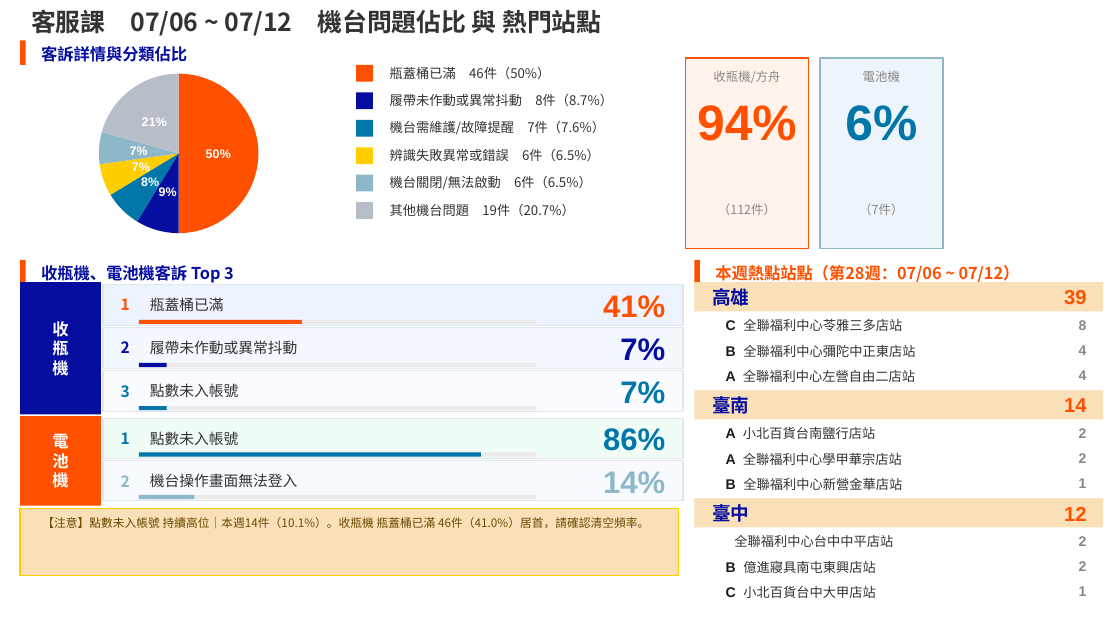
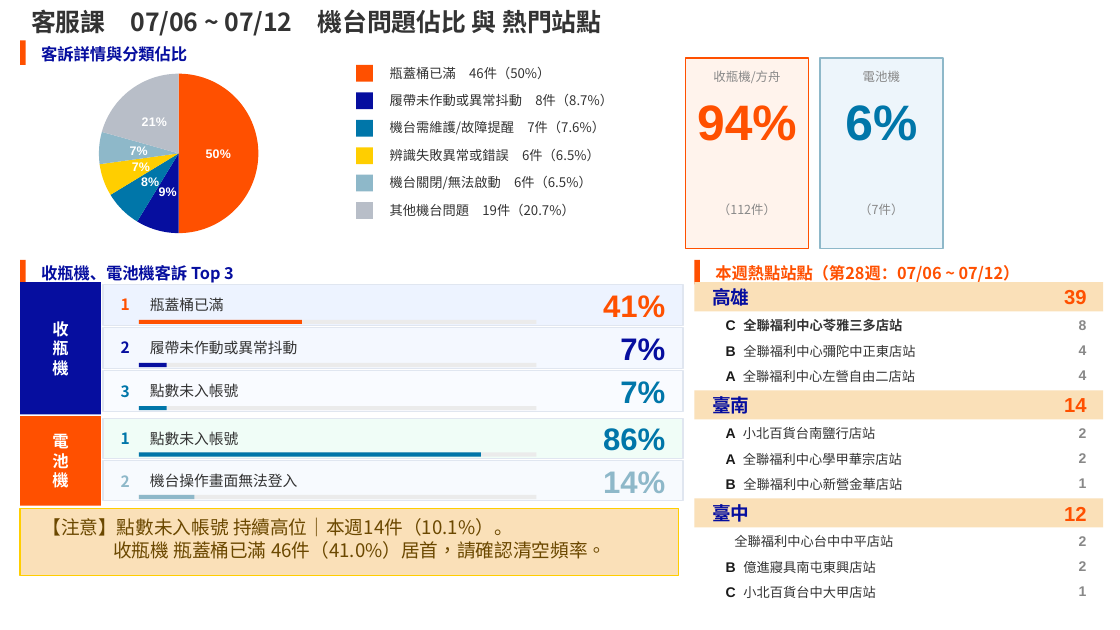
Before and after one commit to fen-ecoco/Operations-Weekly-Report, a slide deck: slide 2 of weekly-ppt/ecoco_週報_第28週_0706-0712.pptx. Drawn at 1120x630 pixels with LibreOffice and Linux fonts; fonts in the diff are those of the drawing. Boxes give left, top, right and bottom in pixels: in the first picture for what was removed or moved away, otherwise in the second. Text is boxed around its words. In the diff, an @@ line names an element or a change of style, - is before the commit and + after.

```diff
--- a/weekly-ppt/ecoco_週報_第28週_0706-0712.pptx
+++ b/weekly-ppt/ecoco_週報_第28週_0706-0712.pptx
@@ text "C 全聯福利中心苓雅三多店站" at [726, 318, 902, 331]: bold on @@
@@ text at [42, 517, 606, 559]: text changed; size 7.5 to 12 pt @@
-【注意】點數未入帳號 持續高位｜本週14件（10.1%）。收瓶機 瓶蓋桶已滿 46件（41.0%）居首，請確認清空頻率。
+【注意】點數未入帳號 持續高位｜本週14件（10.1%）。
+收瓶機 瓶蓋桶已滿 46件（41.0%）居首，請確認清空頻率。
```
Also in this commit, not shown: 1 other slide changed, 21 other files.
